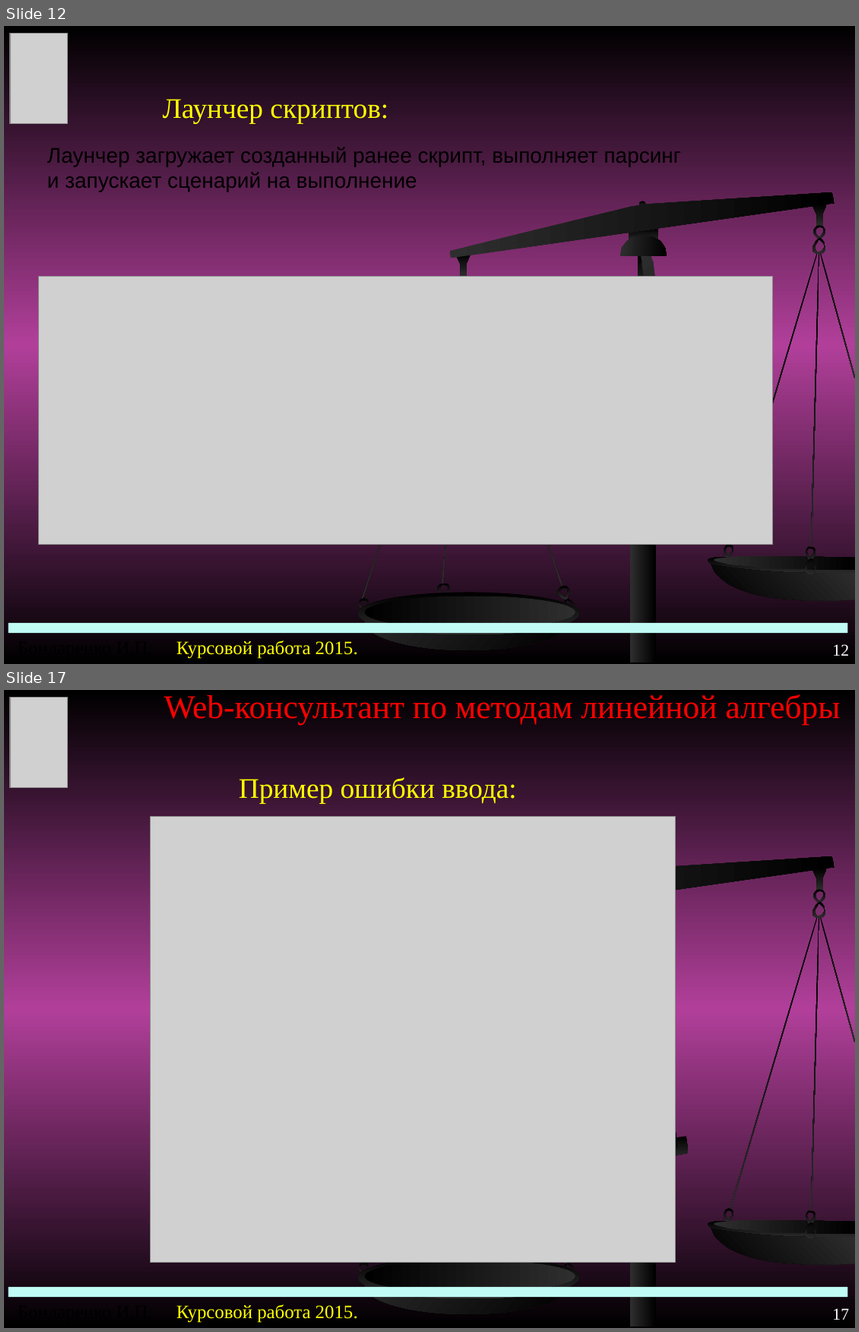
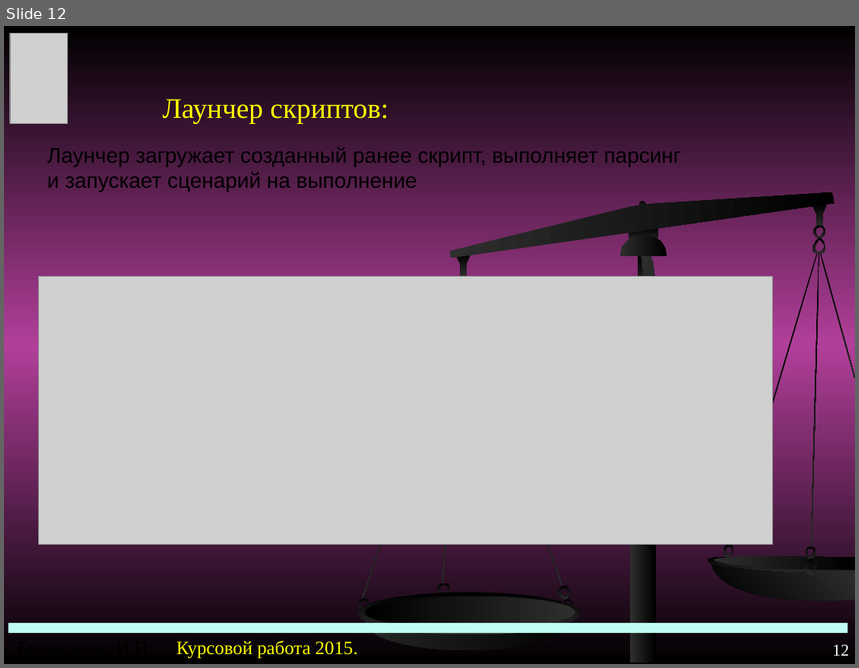
Before and after one commit to bandarenka/CourseP2015, a slide deck: HOV-1-11 BandarenkaIP.ppt. Shown one above the other, each under a label of ours: slides 12 and 17 before the commit, slide 12 after it; the slides between them are not shown. The pictures are 859x1332 and 859x668 pixels, drawn with LibreOffice and Linux fonts; fonts in the diff are those of the drawing; grey boxes stand for pictures. Boxes give left, top, right and bottom in pixels: in the first picture for what was removed or moved away, otherwise in the second. Text is boxed around its words. In the diff, an @@ line names an element or a change of style, - is before the commit and + after.

```diff
--- a/HOV-1-11 BandarenkaIP.ppt
+++ b/HOV-1-11 BandarenkaIP.ppt
@@ slide 17 removed at (x1=4, y1=690, x2=855, y2=1328), background gradient #000000 to #B13F9A; not listed: 24 template elements that a slide beside it also shows @@
@@ picture removed at (x1=10, y1=697, x2=68, y2=788) @@
@@ title removed at (x1=164, y1=695, x2=841, y2=724) @@
-Web-консультант по методам линейной алгебры
@@ subtitle removed at (x1=239, y1=777, x2=516, y2=803) @@
-Пример ошибки ввода:
@@ picture removed at (x1=151, y1=816, x2=676, y2=1262) @@
@@ freeform shape removed at (x1=597, y1=1136, x2=688, y2=1159) @@
@@ rectangle removed at (x1=9, y1=1287, x2=848, y2=1298) @@
@@ page number removed at (x1=832, y1=1309, x2=849, y2=1320) @@
-17
```
Also in this commit, not shown: 1 slide changed, 1 slide added, 6 other slides removed, 1 other file.
